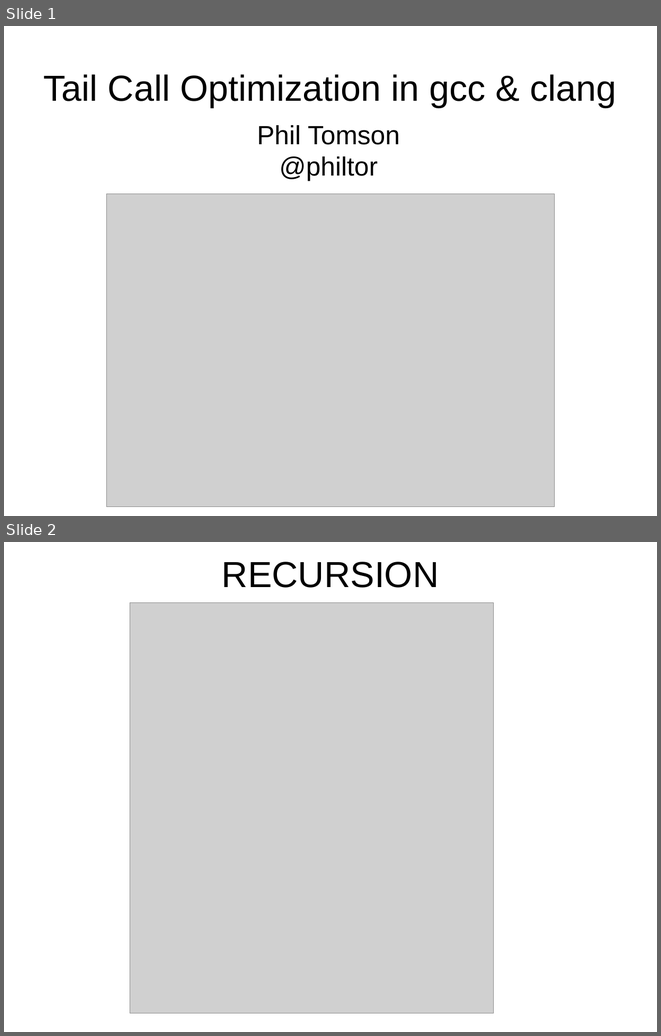
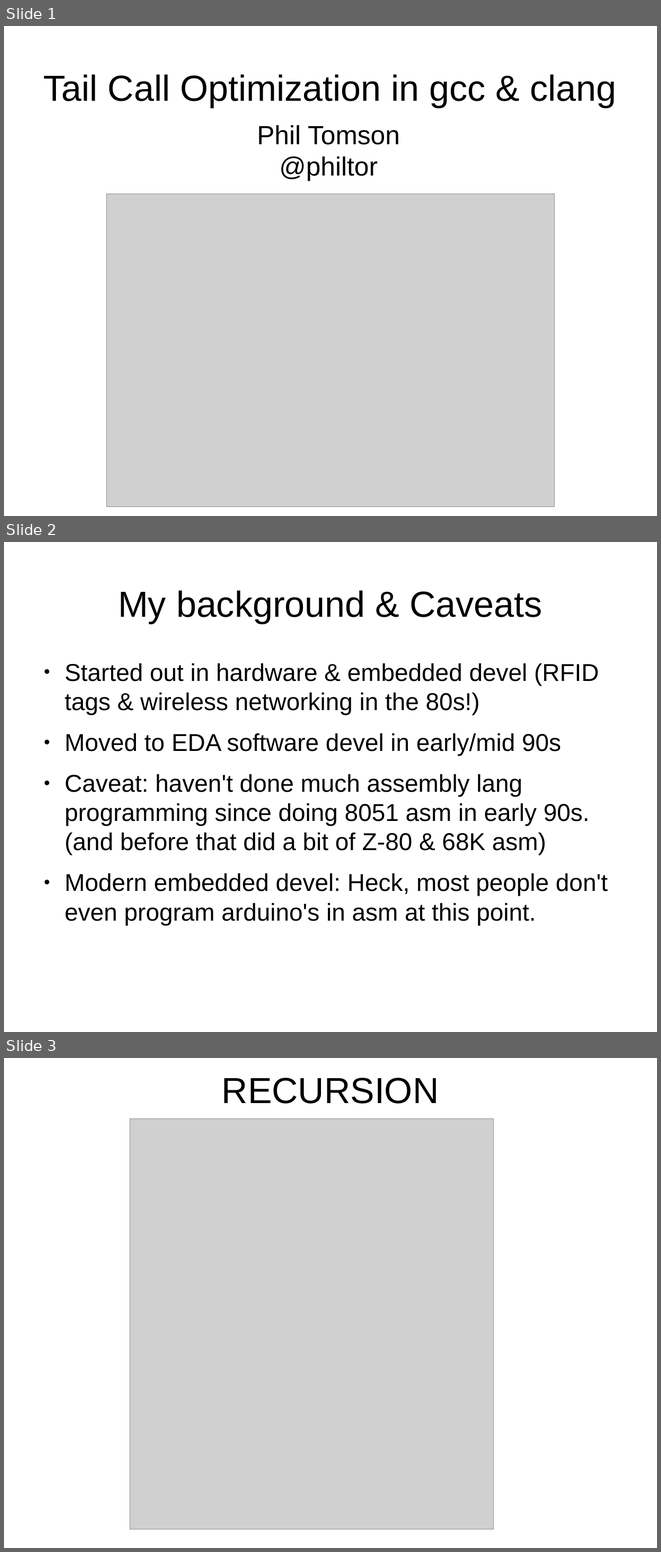
Before and after one commit to philtomson/TCO_in_gcc_talk, a slide deck: TCO_in_gcc.odp. Shown one above the other, each under a label of ours: slides 1 and 2 before the commit, slides 1, 2 and 3 after it. The pictures are 661x1036 and 661x1552 pixels, drawn with LibreOffice and Linux fonts; fonts in the diff are those of the drawing; grey boxes stand for pictures. Boxes give left, top, right and bottom in pixels: in the first picture for what was removed or moved away, otherwise in the second. Text is boxed around its words. In the diff, an @@ line names an element or a change of style, - is before the commit and + after.

```diff
--- a/TCO_in_gcc.odp
+++ b/TCO_in_gcc.odp
@@ slide 2 added at (4,542,657,1032), background #FFFFFF @@
@@ title added at (118,590,542,623), 44 pt, text #000000 @@
+My background & Caveats
@@ text added at (64,663,608,925), 29.6 pt, text #000000 @@
+● Started out in hardware & embedded devel (RFID tags & wireless networking in the 80s!)
+● Moved to EDA software devel in early/mid 90s
+● Caveat: haven't done much assembly lang programming since doing 8051 asm in early 90s. (and before that did a bit of Z-80 & 68K asm)
+● Modern embedded devel: Heck, most people don't even program arduino's in asm at this point.
@@ what was slide 2 is now slide 3 @@
```
Also in this commit, not shown: 8 slides changed, 3 other slides added, 3 other files.
